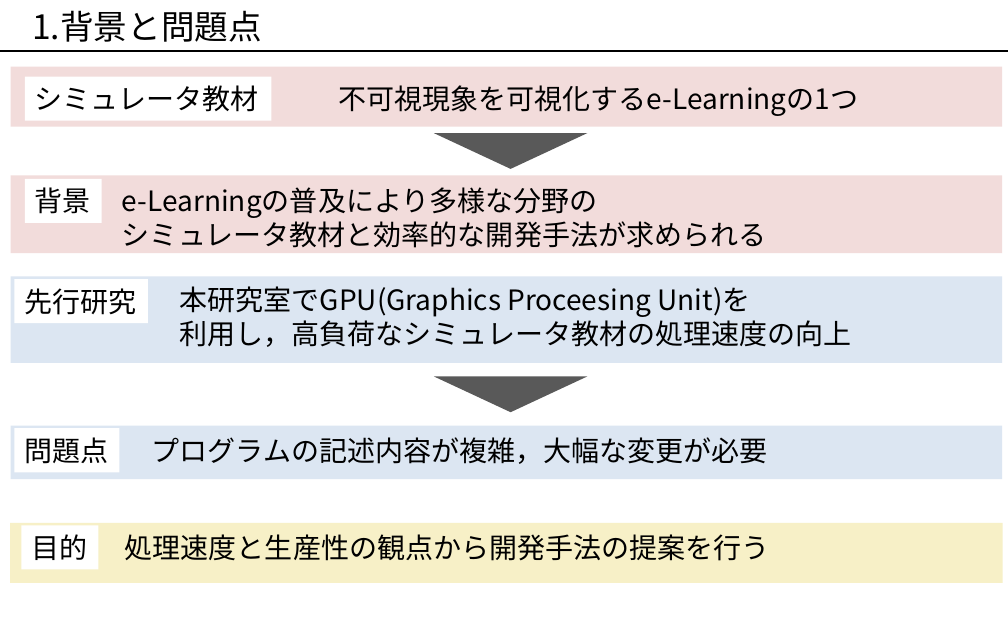
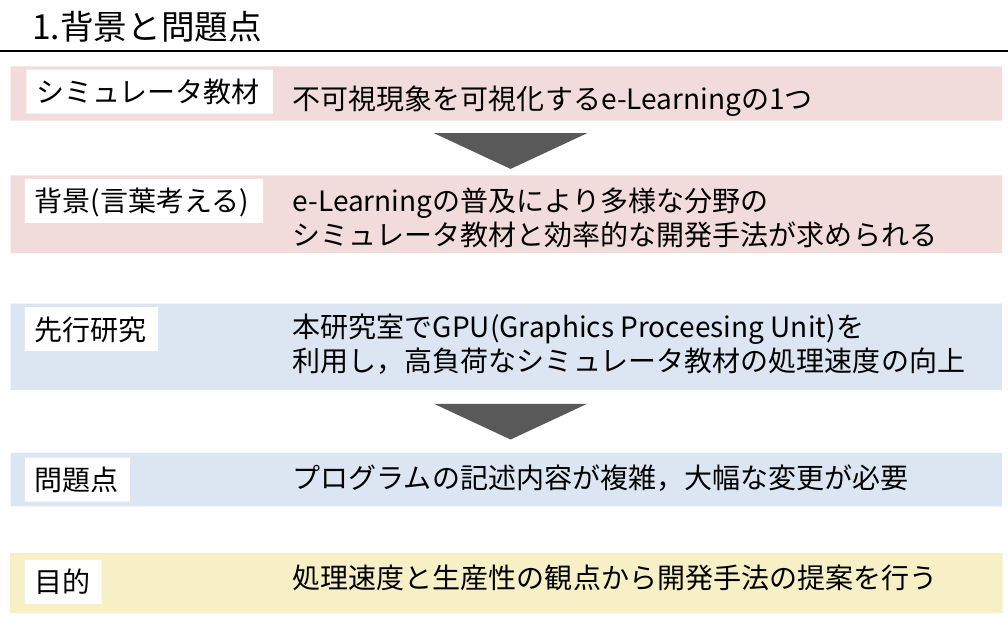
Before and after one commit to okmtaoo/-, a slide deck: slide 2 of presentation/出す.pptx. Drawn at 1008x630 pixels with LibreOffice and Linux fonts; fonts in the diff are those of the drawing. Boxes give left, top, right and bottom in pixels: in the first picture for what was removed or moved away, otherwise in the second. Text is boxed around its words. In the diff, an @@ line names an element or a change of style, - is before the commit and + after.

```diff
--- a/presentation/出す.pptx
+++ b/presentation/出す.pptx
@@ rectangle: place and size @@
-rectangle at <box>11,67,1003,127</box>
+rectangle at <box>11,67,1003,121</box>
@@ rectangle "シミュレータ教材": place and size @@
-rectangle "シミュレータ教材" at <box>25,77,272,121</box>
+rectangle "シミュレータ教材" at <box>26,70,273,114</box>
@@ text "不可視現象を可視化するe-Learningの1つ": place and size @@
-text "不可視現象を可視化するe-Learningの1つ" at <box>338,85,858,116</box>
+text "不可視現象を可視化するe-Learningの1つ" at <box>293,85,813,116</box>
@@ rectangle "背景(言葉考える)": place and size @@
-rectangle "背景(言葉考える)" at <box>25,179,102,224</box>
+rectangle "背景(言葉考える)" at <box>25,179,264,224</box>
@@ text "e-Learningの普及により多様な分野の": place and size @@
-text "e-Learningの普及により多様な分野の" at <box>122,187,766,248</box>
+text "e-Learningの普及により多様な分野の" at <box>293,187,937,248</box>
@@ text in rectangle at <box>35,187,250,217</box>: text changed @@
-背景
+背景(言葉考える)
@@ rectangle: place and size @@
-rectangle at <box>11,276,1003,363</box>
+rectangle at <box>11,303,1003,390</box>
@@ rectangle "先行研究": place and size @@
-rectangle "先行研究" at <box>14,279,147,324</box>
+rectangle "先行研究" at <box>25,307,158,352</box>
@@ text "本研究室でGPU(Graphics Proceesing Unit)を": place and size @@
-text "本研究室でGPU(Graphics Proceesing Unit)を" at <box>179,286,852,347</box>
+text "本研究室でGPU(Graphics Proceesing Unit)を" at <box>293,313,966,374</box>
@@ rectangle "問題点": place and size @@
-rectangle "問題点" at <box>14,428,119,473</box>
+rectangle "問題点" at <box>25,458,130,502</box>
@@ text "プログラムの記述内容が複雑，大幅な変更が必要": place and size @@
-text "プログラムの記述内容が複雑，大幅な変更が必要" at <box>152,437,768,464</box>
+text "プログラムの記述内容が複雑，大幅な変更が必要" at <box>293,464,909,491</box>
@@ 2 rectangles, 1 triangle: place and size @@
-2 rectangles, 1 triangle at <box>10,376,1003,584</box>
+2 rectangles, 1 triangle at <box>10,404,1003,614</box>
@@ rectangle "目的": place and size @@
-rectangle "目的" at <box>21,525,98,570</box>
+rectangle "目的" at <box>25,559,102,604</box>
@@ text "処理速度と生産性の観点から開発手法の提案を行う": place and size @@
-text "処理速度と生産性の観点から開発手法の提案を行う" at <box>125,534,770,561</box>
+text "処理速度と生産性の観点から開発手法の提案を行う" at <box>293,564,938,591</box>
```
Also in this commit, not shown: 5 other slides changed, 1 slide added, 1 slide removed, 2 other files.
